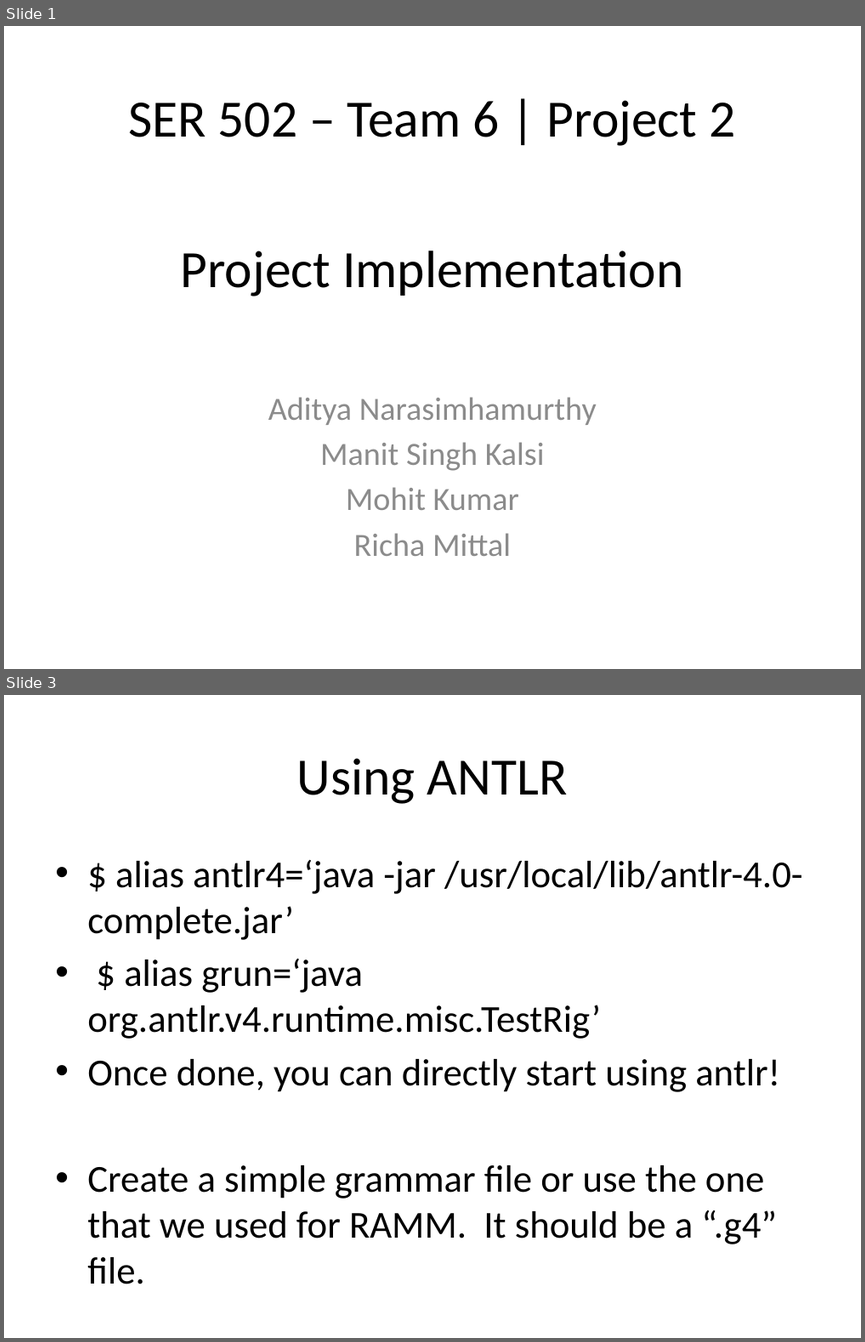
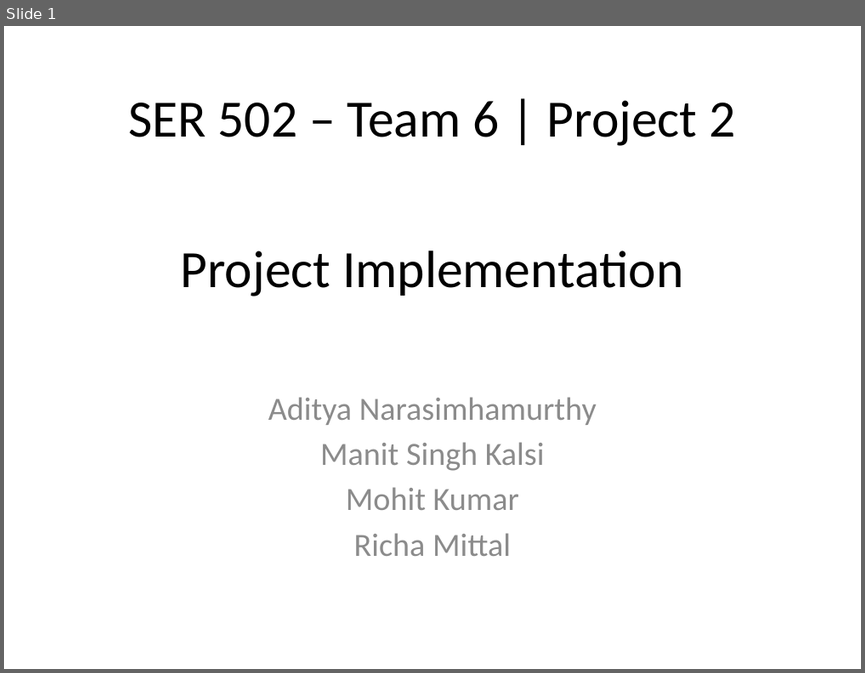
Before and after one commit to kazekagegaara/ramm, a slide deck: doc/Implementation.pptx. Shown one above the other, each under a label of ours: slides 1 and 3 before the commit, slide 1 after it; the slides between them are not shown. The pictures are 865x1342 and 865x673 pixels, drawn with LibreOffice and Linux fonts; fonts in the diff are those of the drawing. Boxes give left, top, right and bottom in pixels: in the first picture for what was removed or moved away, otherwise in the second. Text is boxed around its words. In the diff, an @@ line names an element or a change of style, - is before the commit and + after.

```diff
--- a/doc/Implementation.pptx
+++ b/doc/Implementation.pptx
@@ slide 3 removed at (x1=4, y1=695, x2=861, y2=1338), background #FFFFFF @@
@@ title removed at (x1=297, y1=758, x2=568, y2=804) @@
-Using ANTLR
@@ text removed at (x1=87, y1=860, x2=803, y2=1284) @@
-• $ alias antlr4=‘java -jar /usr/local/lib/antlr-4.0-complete.jar’
-• $ alias grun=‘java org.antlr.v4.runtime.misc.TestRig’
-• Once done, you can directly start using antlr!
-• Create a simple grammar file or use the one that we used for RAMM. It should be a “.g4” file.
```
Also in this commit, not shown: 2 slides changed, 5 slides added, 3 other slides removed, 1 other file.
